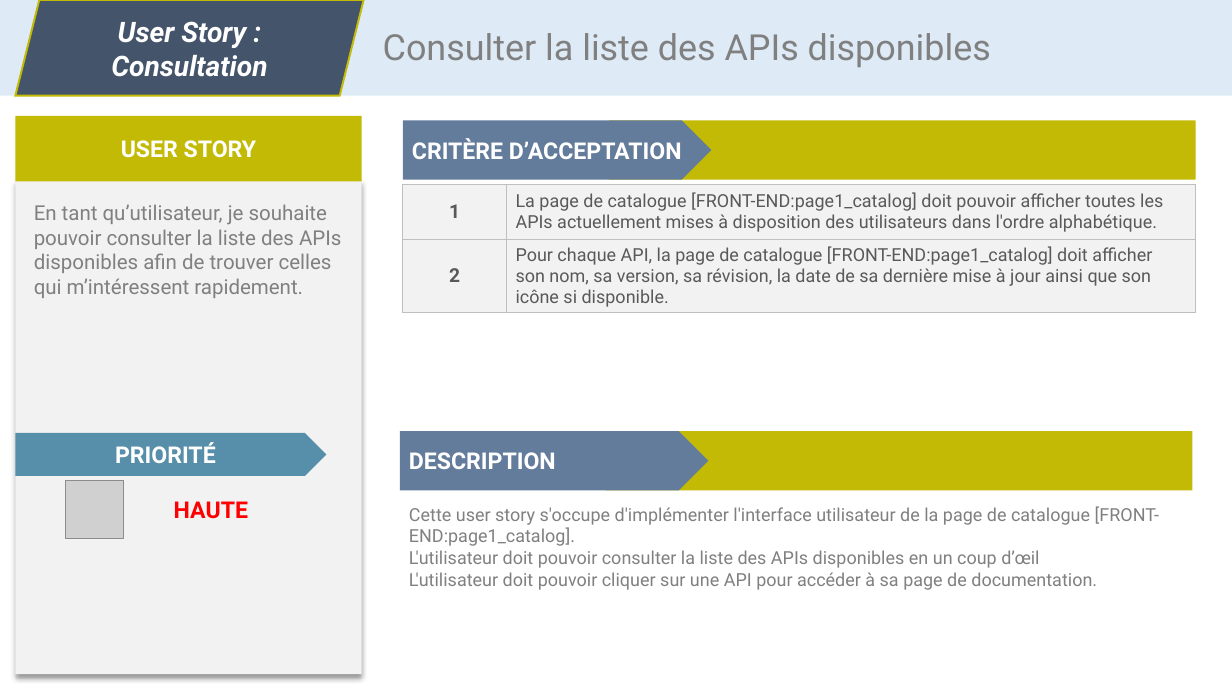
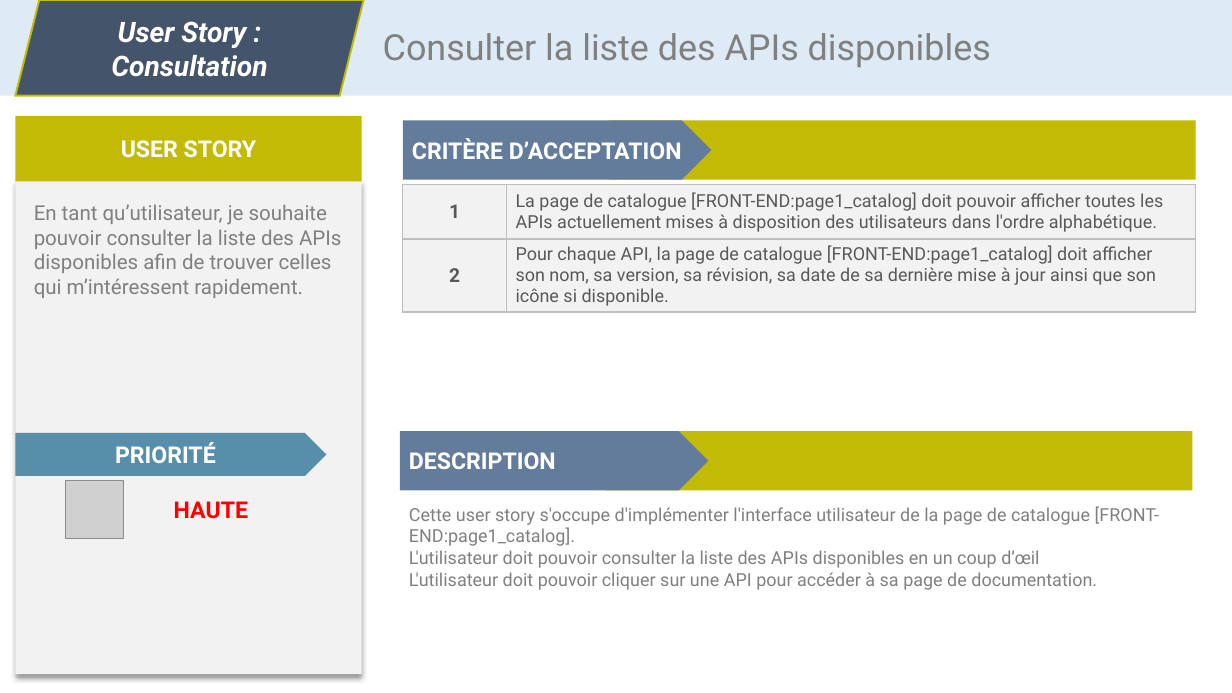
Before and after one commit to CC4K/api-catalog-development, a slide deck: slide 1 of reports/S3-User-Stories/user-stories-dev.odp. Drawn at 1232x693 pixels with LibreOffice and Linux fonts; fonts in the diff are those of the drawing; grey boxes stand for pictures. Boxes give left, top, right and bottom in pixels: in the first picture for what was removed or moved away, otherwise in the second. Text is boxed around its words. In the diff, an @@ line names an element or a change of style, - is before the commit and + after.

```diff
--- a/reports/S3-User-Stories/user-stories-dev.odp
+++ b/reports/S3-User-Stories/user-stories-dev.odp
@@ table at (403, 185, 1195, 312) @@
-row 2, column 2: Pour chaque API, la page de catalogue [FRONT-END:page1_catalog] doit afficher son nom, sa version, sa révision, la date de sa dernière mise à jour ainsi que son icône si disponible.
+row 2, column 2: Pour chaque API, la page de catalogue [FRONT-END:page1_catalog] doit afficher son nom, sa version, sa révision, sa date de sa dernière mise à jour ainsi que son icône si disponible.
```
Also in this commit, not shown: 5 other slides changed, 2 other files.
